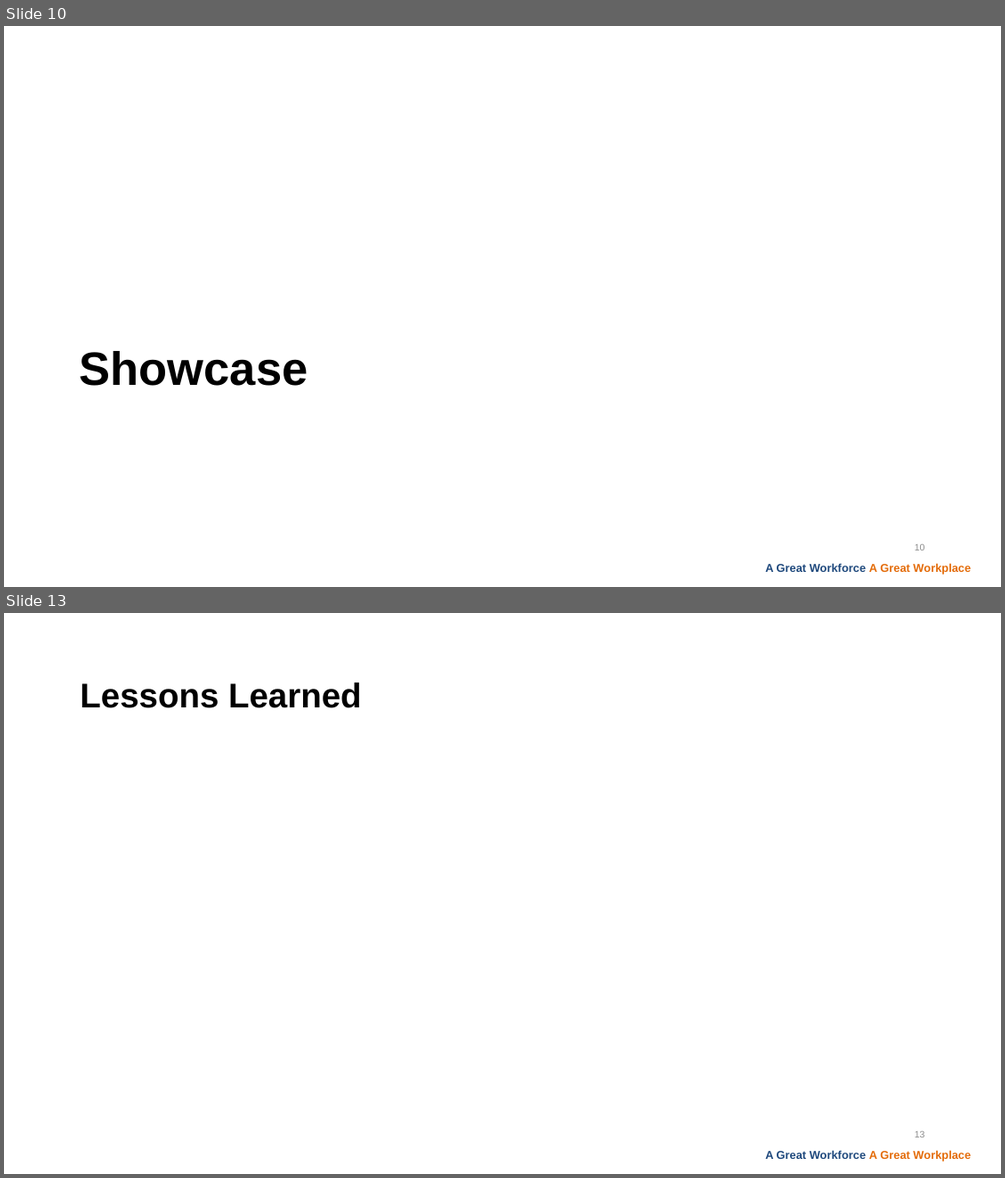
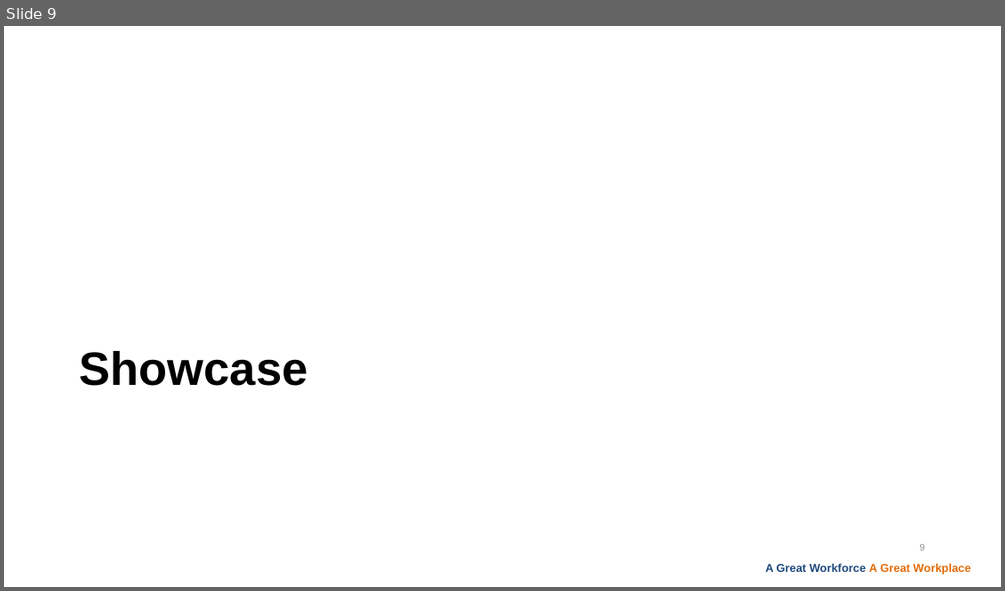
Before and after one commit to 1lhc/database, a slide deck: Presentation1.pptx. Shown one above the other, each under a label of ours: slides 10 and 13 before the commit, slide 9 after it; the slides between them are not shown. The pictures are 1005x1178 and 1005x591 pixels, drawn with LibreOffice and Linux fonts; fonts in the diff are those of the drawing; background and template pictures are left out. Boxes give left, top, right and bottom in pixels: in the first picture for what was removed or moved away, otherwise in the second. Text is boxed around its words. In the diff, an @@ line names an element or a change of style, - is before the commit and + after.

```diff
--- a/Presentation1.pptx
+++ b/Presentation1.pptx
@@ slide 13 removed at box(4, 613, 1001, 1174), background #FFFFFF; not listed: 1 template element that a slide beside it also shows @@
@@ title removed at box(80, 682, 362, 708) @@
-Lessons Learned
@@ page number removed at box(914, 1131, 925, 1137) @@
-13
@@ what was slide 10 is now slide 9 @@
@@ page number at box(920, 544, 925, 550): text changed @@
-10
+9
```
Also in this commit, not shown: 5 slides changed, 7 slides added, 7 other slides removed.
